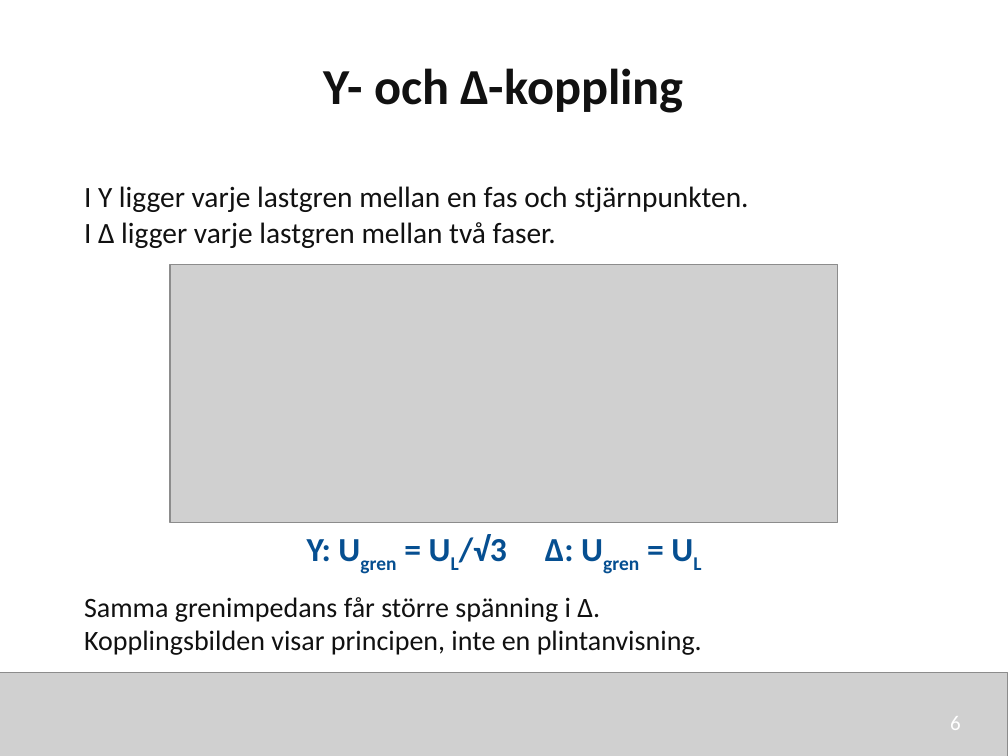
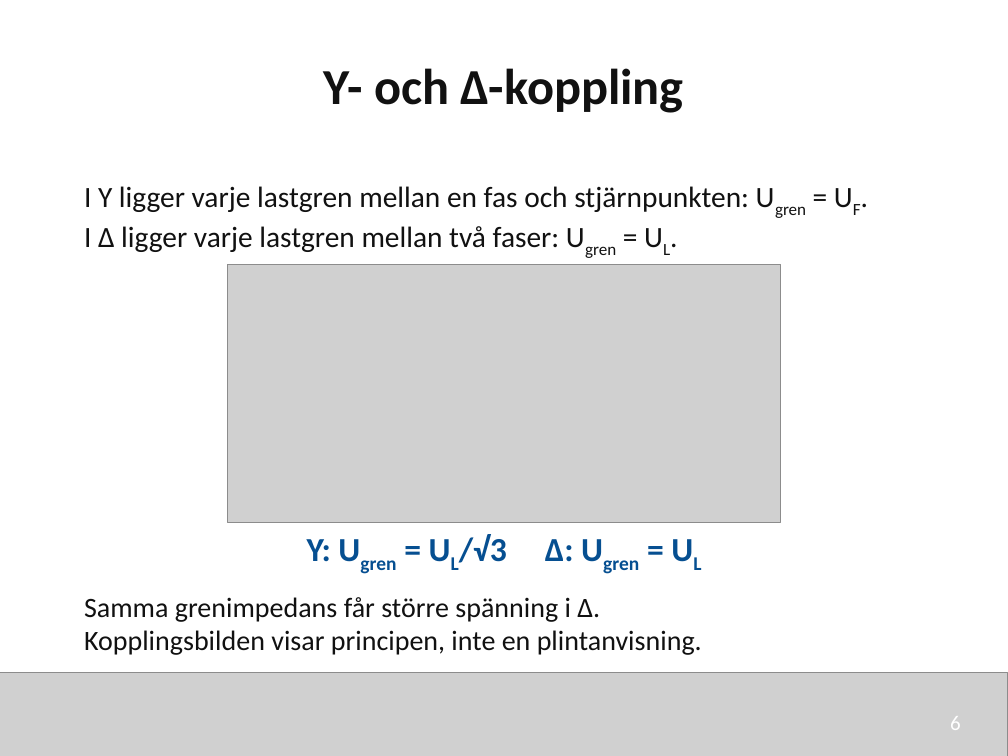
Before and after one commit to nj22az/nj22az.github.io, a slide deck: slide 6 of sjoskolan/vecka-41/aktuell/v41_02_Y_och_trefaseffekt_elev.pptx. Drawn at 1008x756 pixels with LibreOffice and Linux fonts; fonts in the diff are those of the drawing; grey boxes stand for pictures. Boxes give left, top, right and bottom in pixels: in the first picture for what was removed or moved away, otherwise in the second. Text is boxed around its words. In the diff, an @@ line names an element or a change of style, - is before the commit and + after.

```diff
--- a/sjoskolan/vecka-41/aktuell/v41_02_Y_och_trefaseffekt_elev.pptx
+++ b/sjoskolan/vecka-41/aktuell/v41_02_Y_och_trefaseffekt_elev.pptx
@@ text at (x1=84, y1=186, x2=749, y2=252): text changed @@
-I Y ligger varje lastgren mellan en fas och stjärnpunkten.
-I Δ ligger varje lastgren mellan två faser.
+I Y ligger varje lastgren mellan en fas och stjärnpunkten: Ugren = UF.
+I Δ ligger varje lastgren mellan två faser: Ugren = UL.
@@ picture resized from (x1=170, y1=264, x2=839, y2=522) to (x1=227, y1=264, x2=780, y2=522) @@
```
Also in this commit, not shown: 2 other slides changed, 17 other files.
